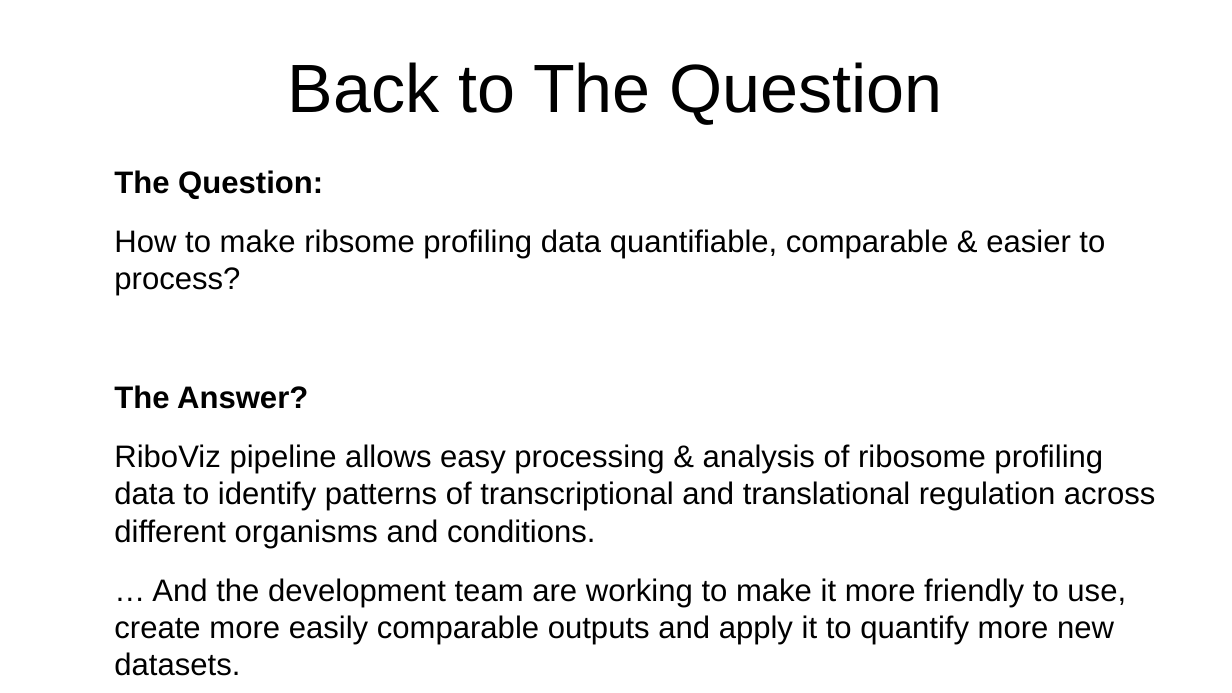
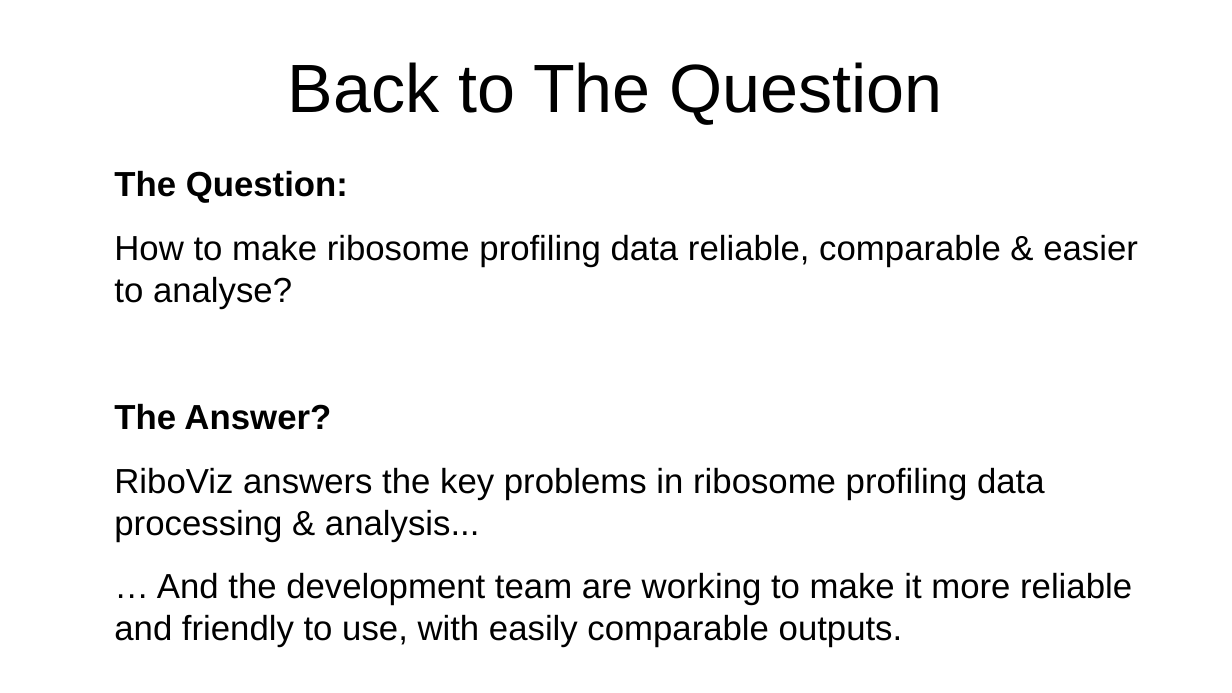
Before and after one commit to FlicAnderson/LabTalk-RiboViz, a slide deck: slide 27 of LabTalk.odp (slide 33 before the commit). Drawn at 1232x693 pixels with LibreOffice and Linux fonts; fonts in the diff are those of the drawing. Boxes give left, top, right and bottom in pixels: in the first picture for what was removed or moved away, otherwise in the second. Text is boxed around its words. In the diff, an @@ line names an element or a change of style, - is before the commit and + after.

Commit message:
updated talk 2024 03Mar

```diff
--- a/LabTalk.odp
+++ b/LabTalk.odp
@@ text at bbox=[114, 170, 348, 430]: size 20 to 22.4 pt in "The Question:", "The Answer?" @@
@@ text at bbox=[114, 234, 1138, 309]: text changed; size 20 to 22.4 pt @@
-How to make ribsome profiling data quantifiable, comparable & easier to process?
+How to make ribosome profiling data reliable, comparable & easier to analyse?
@@ text at bbox=[114, 467, 1132, 647]: text changed; size 20 to 22.4 pt @@
-RiboViz pipeline allows easy processing & analysis of ribosome profiling data to identify patterns of transcriptional and translational regulation across different organisms and conditions.
-… And the development team are working to make it more friendly to use, create more easily comparable outputs and apply it to quantify more new datasets.
+RiboViz answers the key problems in ribosome profiling data processing & analysis...
+… And the development team are working to make it more reliable and friendly to use, with easily comparable outputs.
```
Also in this commit, not shown: 21 other slides changed, 4 slides added, 10 slides removed.
